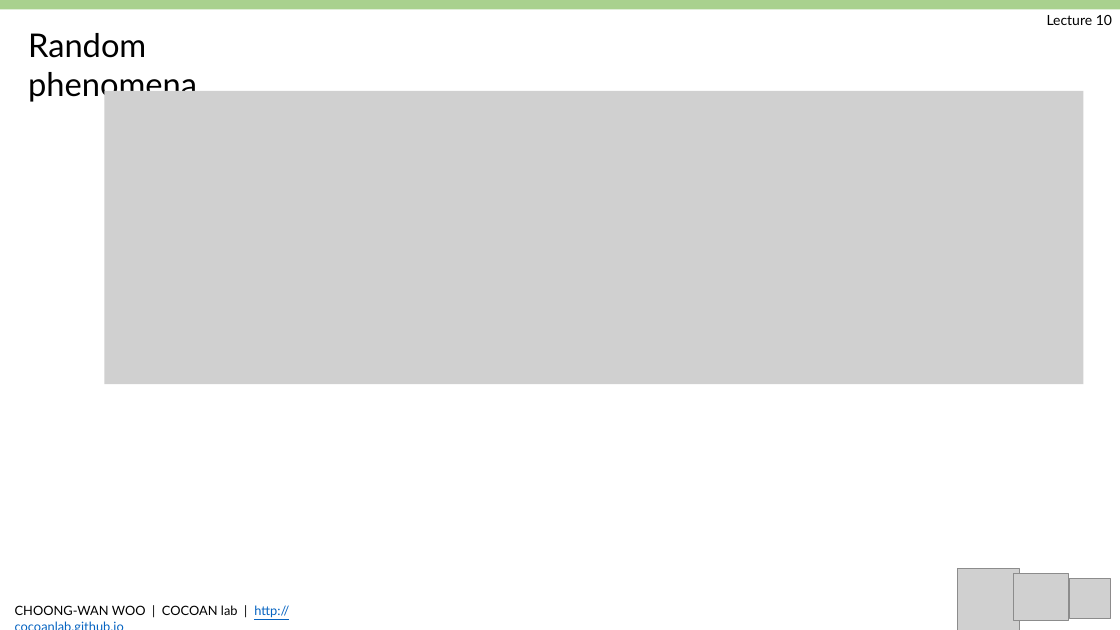
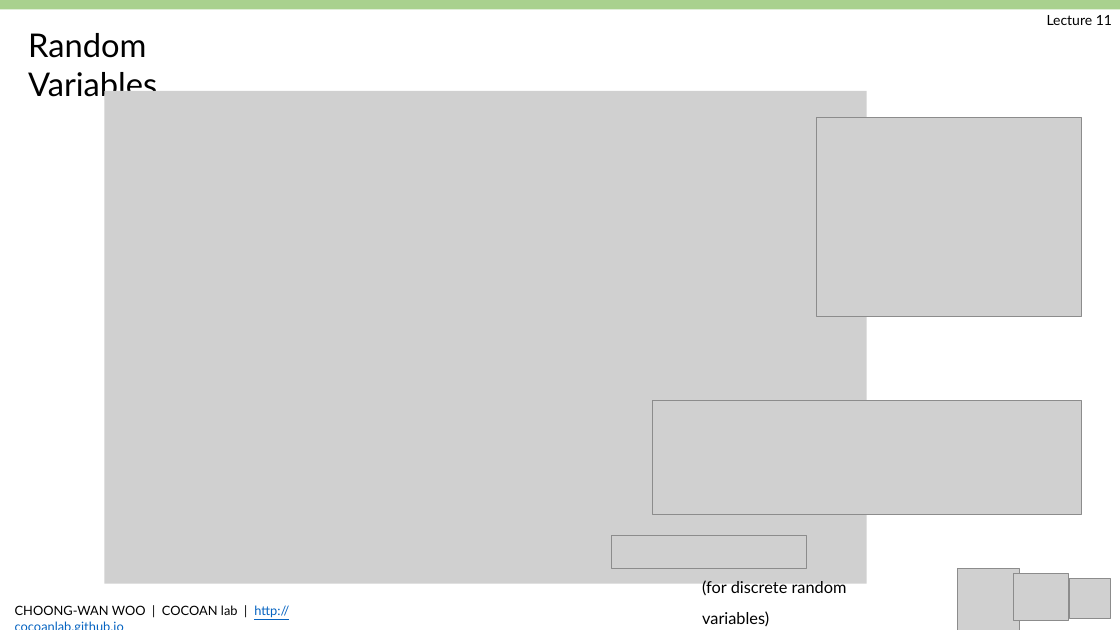
Before and after one commit to jun-hyeok/GBE3037-41_BME-Probability-and-Stability_2019Spring, a slide deck: slide 3 of slides/Woo_GBE3037_L10.pptx. Drawn at 1120x630 pixels with LibreOffice and Linux fonts; fonts in the diff are those of the drawing; grey boxes stand for pictures. Boxes give left, top, right and bottom in pixels: in the first picture for what was removed or moved away, otherwise in the second. Text is boxed around its words. In the diff, an @@ line names an element or a change of style, - is before the commit and + after.

```diff
--- a/slides/Woo_GBE3037_L10.pptx
+++ b/slides/Woo_GBE3037_L10.pptx
@@ text at (x1=1047, y1=15, x2=1112, y2=25): text changed @@
-Lecture 10
+Lecture 11
@@ text at (x1=28, y1=33, x2=157, y2=102): text changed @@
-Random phenomena
+Random Variables
@@ picture resized from (x1=104, y1=91, x2=1084, y2=384) to (x1=104, y1=91, x2=867, y2=584) @@
@@ picture added at (x1=816, y1=118, x2=1081, y2=316) @@
@@ picture added at (x1=652, y1=401, x2=1081, y2=514) @@
@@ picture added at (x1=612, y1=536, x2=807, y2=569) @@
@@ text added at (x1=702, y1=580, x2=847, y2=626), 14 pt, text #000000 @@
+(for discrete random variables)
```
Also in this commit, not shown: 8 other slides changed, 1 slide added, 5 slides removed, 13 other files.
